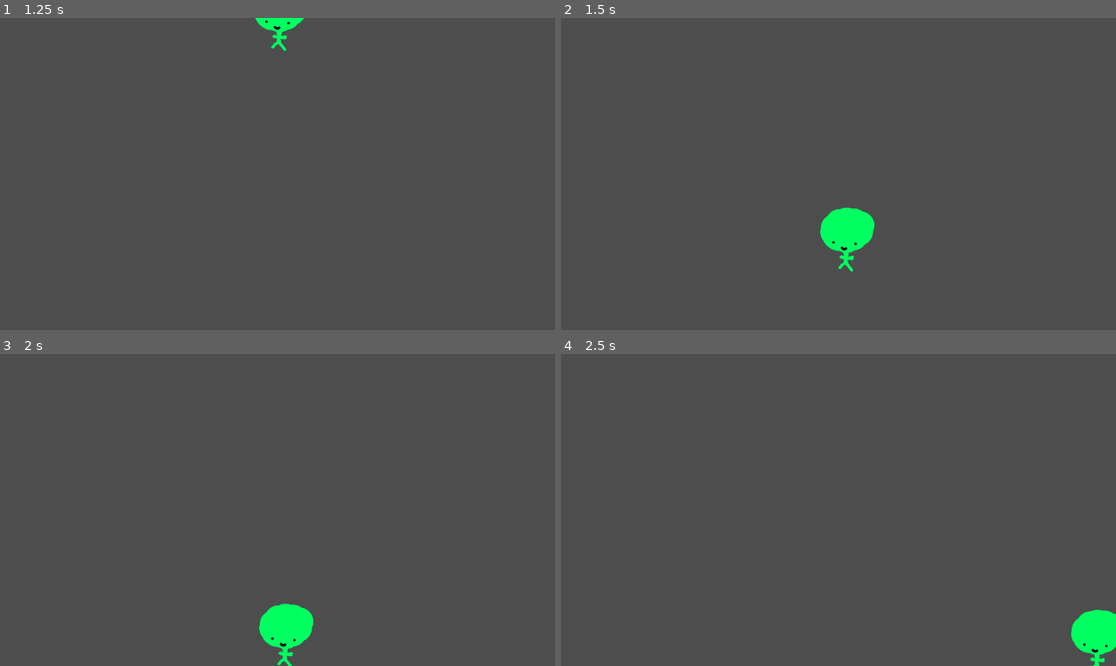
Above: before the commit, frames 1-4 (two rows, left to right).
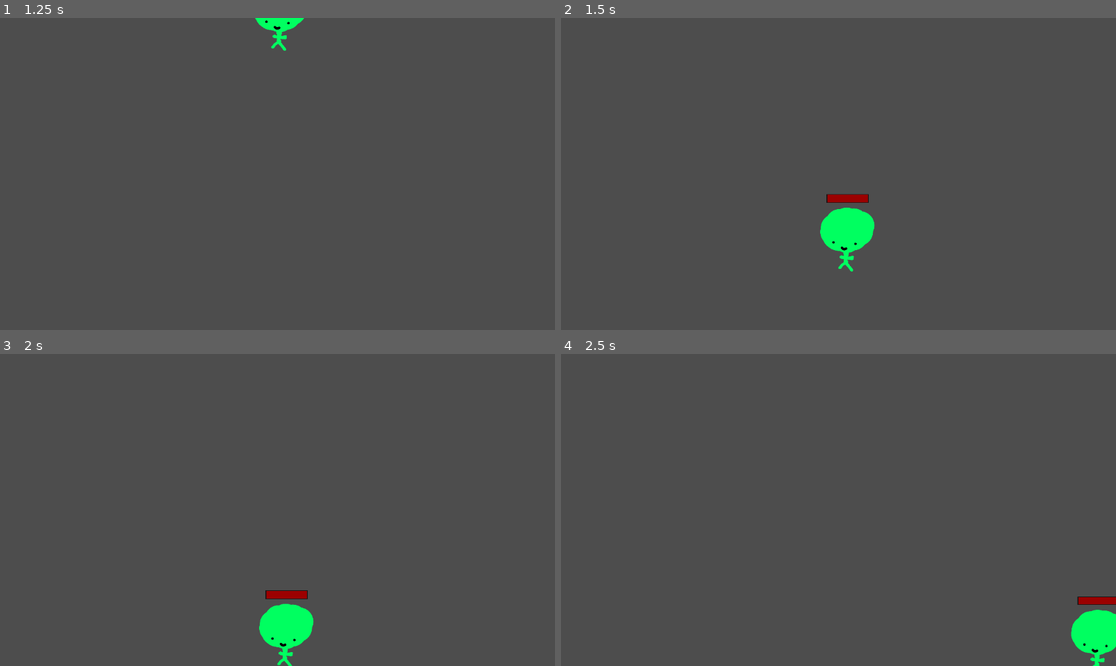
Above: after the commit, the same moments.

Repository: JoelDonnelly/MiniJam
Game: Godot game, scene res://Player/player.tscn
The game is run twice, just before and just after one commit, with the same random seed, the same clock (stepped at 60 frames per second) and the same inputs. This scene is started directly instead of the project's main scene.
Inputs:
- Up to frame 1 (1.25 s): tap Enter at 0.5 s; hold D (move_right) from 0.53 s (still down); tap Space (ability_dash) at 0.6 s
- Up to frame 2 (1.5 s): release D (move_right) at 1.28 s; hold S (move_down) from 1.28 s (still down); tap Space (ability_dash) at 1.35 s
- Up to frame 3 (2 s): keep holding S (move_down)
- Up to frame 4 (2.5 s): release S (move_down) at 2.03 s; hold D (move_right) from 2.03 s (still down); tap Space (ability_dash) at 2.1 s

Frame 1 is identical in both runs. In frame 2, 0.2% of the frame differs, in the area x 47-56%, y 56-60%; in frame 3, 0.2%, in the area x 47-56%, y 75-79%; in frame 4, 0.2%.

Commit message:
Added hit boxes to player character

Diff:
--- a/Player/player.tscn
+++ b/Player/player.tscn
@@ -1,7 +1,12 @@
-[gd_scene load_steps=4 format=3 uid="uid://bm62kb7bxw418"]
+[gd_scene load_steps=9 format=3 uid="uid://bm62kb7bxw418"]
 
 [ext_resource type="Script" path="res://Player/player.gd" id="1_kqst3"]
 [ext_resource type="Texture2D" uid="uid://b37uytcd68f88" path="res://Resources/dude_green.png" id="1_sx785"]
+[ext_resource type="Script" path="res://health/health.gd" id="3_wvlhs"]
+[ext_resource type="Script" path="res://health/HitBox.gd" id="4_0ua7n"]
+[ext_resource type="PackedScene" uid="uid://dwpr58bwswx3x" path="res://health/health_bar.tscn" id="5_i6a26"]
+
+[sub_resource type="CapsuleShape2D" id="CapsuleShape2D_x3eff"]
 
 [sub_resource type="SpriteFrames" id="SpriteFrames_qcj3g"]
 animations = [{
@@ -14,12 +19,17 @@
 "speed": 5.0
 }]
 
+[sub_resource type="CapsuleShape2D" id="CapsuleShape2D_xa6ha"]
+radius = 232.0
+height = 568.0
+
 [node name="Player" type="CharacterBody2D"]
 scale = Vector2(0.25, 0.25)
 script = ExtResource("1_kqst3")
 metadata/_edit_group_ = true
 
-[node name="Area2D" type="Area2D" parent="."]
+[node name="CollisionShape2D" type="CollisionShape2D" parent="."]
+shape = SubResource("CapsuleShape2D_x3eff")
 
 [node name="AnimatedSprite2D" type="AnimatedSprite2D" parent="."]
 sprite_frames = SubResource("SpriteFrames_qcj3g")
@@ -31,3 +41,19 @@
 [node name="DashDurationTimer" type="Timer" parent="."]
 wait_time = 0.1
 one_shot = true
+
+[node name="HealthComponent" type="Node" parent="."]
+script = ExtResource("3_wvlhs")
+
+[node name="HitBox" type="Area2D" parent="." node_paths=PackedStringArray("hp")]
+script = ExtResource("4_0ua7n")
+hp = NodePath("../HealthComponent")
+
+[node name="CollisionShape2D" type="CollisionShape2D" parent="HitBox"]
+shape = SubResource("CapsuleShape2D_xa6ha")
+
+[node name="HealthBar" parent="." node_paths=PackedStringArray("health_component") instance=ExtResource("5_i6a26")]
+position = Vector2(-172, -364)
+scale = Vector2(3.38204, 2.05102)
+health_component = NodePath("../HealthComponent")
+visible_when_full = true
